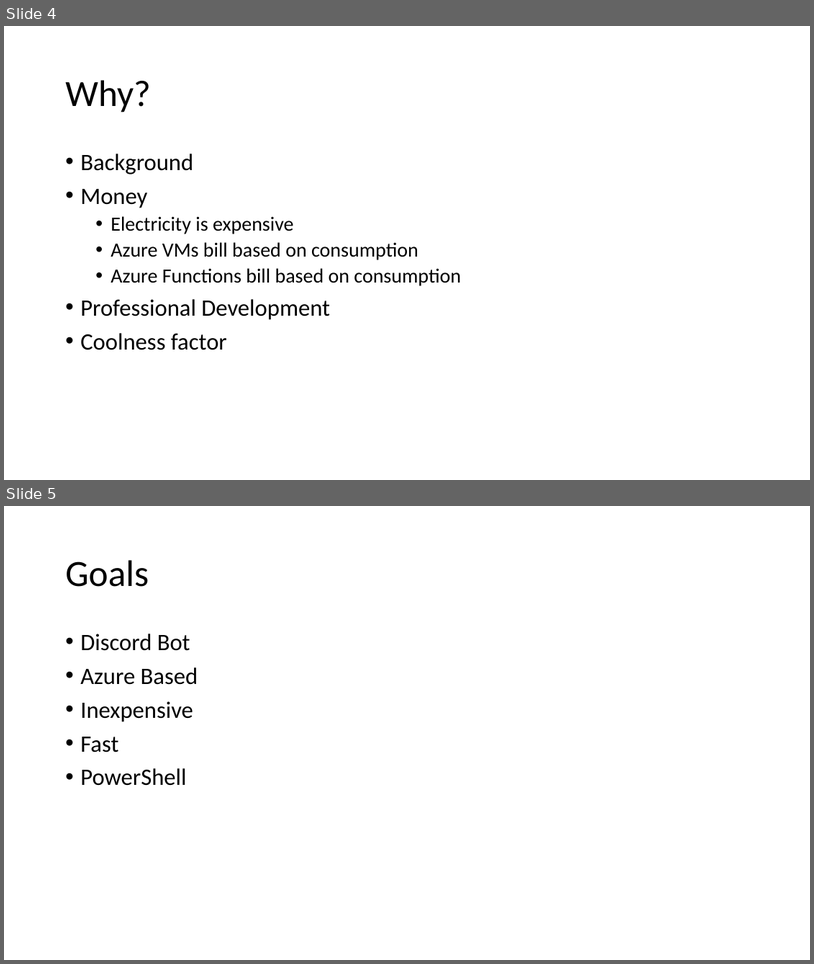
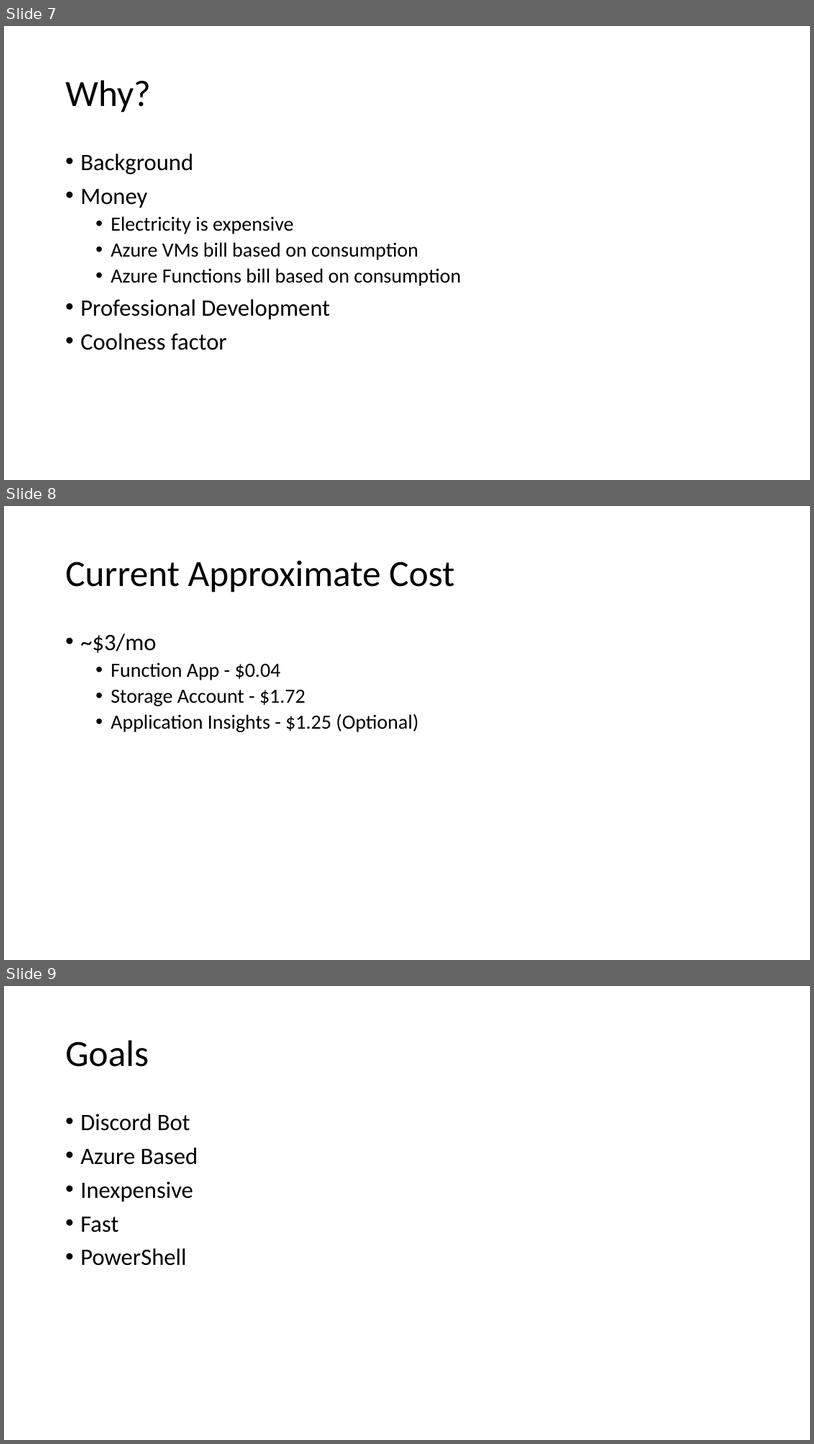
Before and after one commit to ThePoShWolf/Sessions, a slide deck: 2023-04-26 - Building a serverless Discord bot/PowerShell Summit 2023 - Serverless Discord bot.pptx. Shown one above the other, each under a label of ours: slides 4 and 5 before the commit, slides 7, 8 and 9 after it. The pictures are 814x964 and 814x1444 pixels, drawn with LibreOffice and Linux fonts; fonts in the diff are those of the drawing; background and template pictures are left out. Boxes give left, top, right and bottom in pixels: in the first picture for what was removed or moved away, otherwise in the second. Text is boxed around its words. In the diff, an @@ line names an element or a change of style, - is before the commit and + after.

```diff
--- a/2023-04-26 - Building a serverless Discord bot/PowerShell Summit 2023 - Serverless Discord bot.pptx
+++ b/2023-04-26 - Building a serverless Discord bot/PowerShell Summit 2023 - Serverless Discord bot.pptx
@@ slide 8 added at (x1=4, y1=506, x2=810, y2=960), background picture (left out) @@
@@ title added at (x1=65, y1=560, x2=455, y2=592), 44 pt, text #000000 @@
+Current Approximate Cost
@@ text added at (x1=80, y1=633, x2=419, y2=732), 24 pt, text #000000 @@
+• ~$3/mo
+  • Function App - $0.04
+  • Storage Account - $1.72
+  • Application Insights - $1.25 (Optional)
@@ what was slide 4 is now slide 7 @@
@@ what was slide 5 is now slide 9 @@
```
Also in this commit, not shown: 4 slides changed, 7 other slides added.
